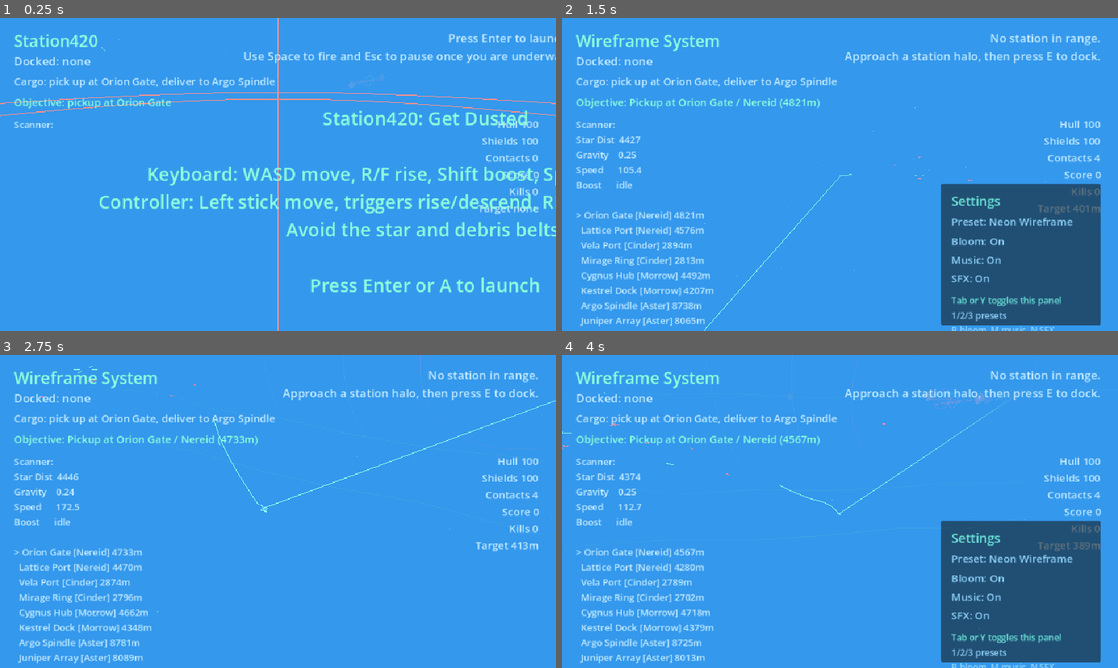
Above: before the commit, frames 1-4 (two rows, left to right).
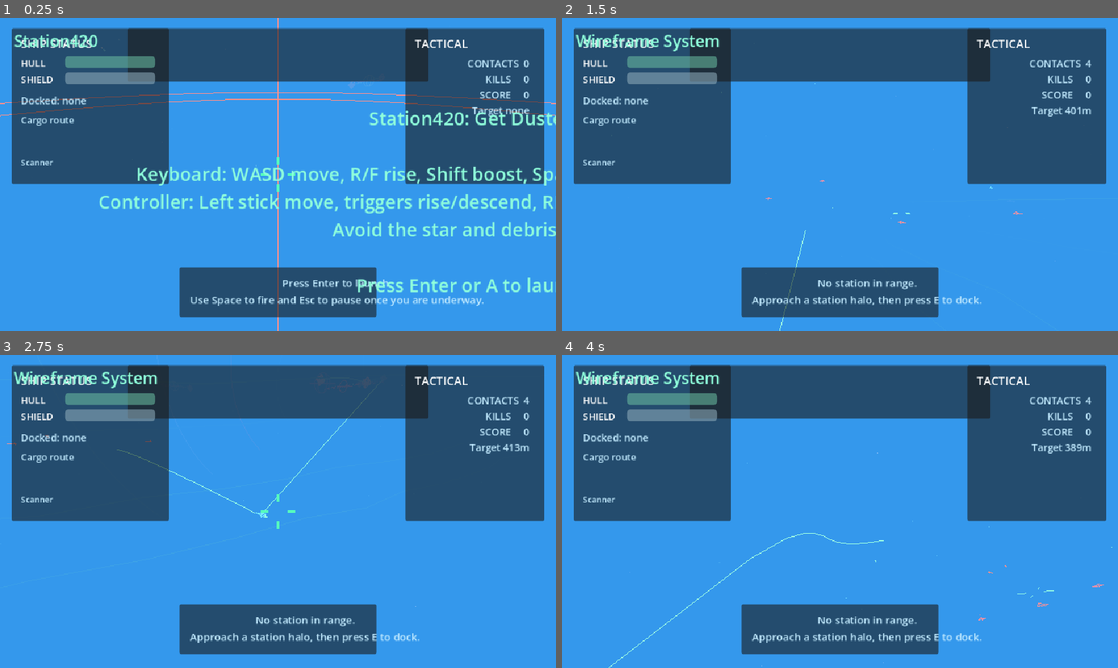
Above: after the commit, the same moments.

Repository: zabesto/Station420
Game: Godot game, scene res://scenes/main.tscn
The game is run twice, just before and just after one commit, with the same random seed, the same clock (stepped at 60 frames per second) and the same inputs.
Inputs (mouse positions are in pixels of both pictures, inside the frame that each line leads up to):
- Up to frame 1 (0.25 s): no input
- Up to frame 2 (1.5 s): tap Enter at 0.5 s; move the mouse to (962, 158) at 0.52 s; hold Right (ui_right) 0.53-1.28 s; tap Tab at 0.6 s; click (962, 158) at 0.67 s; tap Space at 0.77 s; tap E at 0.8, 1.25, 1.35 s; move the mouse to (728, 190) at 1.27 s; hold Down (ui_down) from 1.28 s (still down)
- Up to frame 3 (2.75 s): tap Space at 1.52 s; tap F at 1.55 s; tap E at 2 s; move the mouse to (333, 442) at 2.02 s; release Down (ui_down) at 2.03 s; hold Right (ui_right) from 2.03 s (still down); hold F from 2.03 s (still down); tap Tab at 2.3 s
- Up to frame 4 (4 s): tap E at 2.75, 3.05, 3.5, 3.6 s; move the mouse to (812, 574) at 2.77 s; release Right (ui_right) at 2.78 s; release F at 2.78 s; hold Up (ui_up) 2.78-3.53 s; tap Tab at 2.85 s; click (812, 574) at 2.92 s; tap Space at 3.02, 3.77 s; move the mouse to (1006, 558) at 3.52 s; hold Left (ui_left) from 3.53 s (still down); hold F from 3.53 s (still down)

The runs differ from the first frame. In frame 1, 43% of the frame differs, in the area x 2-100%, y 3-96%; in frame 2, 55%; in frame 3, 43%; in frame 4, 56%, in the area x 0-99%, y 3-100%.

Commit message:
Add cockpit HUD and first-person camera

Diff:
--- a/scenes/main.tscn
+++ b/scenes/main.tscn
@@ -35,6 +35,175 @@
 anchor_bottom = 1.0
 grow_horizontal = 2
 grow_vertical = 2
+
+[node name="TopFrame" type="Panel" parent="CanvasLayer/HUD"]
+offset_left = 220.0
+offset_top = 18.0
+offset_right = 740.0
+offset_bottom = 110.0
+
+[node name="AlertValue" type="Label" parent="CanvasLayer/HUD/TopFrame"]
+offset_left = 20.0
+offset_top = 12.0
+offset_right = 500.0
+offset_bottom = 44.0
+horizontal_alignment = 1
+theme_override_font_sizes/font_size = 26
+text = ""
+
+[node name="HitValue" type="Label" parent="CanvasLayer/HUD/TopFrame"]
+offset_left = 20.0
+offset_top = 46.0
+offset_right = 500.0
+offset_bottom = 72.0
+horizontal_alignment = 1
+theme_override_font_sizes/font_size = 18
+text = ""
+
+[node name="LeftFrame" type="Panel" parent="CanvasLayer/HUD"]
+offset_left = 20.0
+offset_top = 18.0
+offset_right = 292.0
+offset_bottom = 286.0
+
+[node name="ShipTitle" type="Label" parent="CanvasLayer/HUD/LeftFrame"]
+offset_left = 16.0
+offset_top = 12.0
+offset_right = 240.0
+offset_bottom = 36.0
+theme_override_font_sizes/font_size = 20
+text = "SHIP STATUS"
+
+[node name="HullText" type="Label" parent="CanvasLayer/HUD/LeftFrame"]
+offset_left = 16.0
+offset_top = 48.0
+offset_right = 90.0
+offset_bottom = 70.0
+theme_override_font_sizes/font_size = 16
+text = "HULL"
+
+[node name="HullBar" type="ProgressBar" parent="CanvasLayer/HUD/LeftFrame"]
+offset_left = 92.0
+offset_top = 48.0
+offset_right = 248.0
+offset_bottom = 68.0
+max_value = 100.0
+value = 100.0
+show_percentage = false
+
+[node name="ShieldText" type="Label" parent="CanvasLayer/HUD/LeftFrame"]
+offset_left = 16.0
+offset_top = 76.0
+offset_right = 90.0
+offset_bottom = 98.0
+theme_override_font_sizes/font_size = 16
+text = "SHIELD"
+
+[node name="ShieldBar" type="ProgressBar" parent="CanvasLayer/HUD/LeftFrame"]
+offset_left = 92.0
+offset_top = 76.0
+offset_right = 248.0
+offset_bottom = 96.0
+max_value = 100.0
+value = 100.0
+show_percentage = false
+
+[node name="DockValue" type="Label" parent="CanvasLayer/HUD/LeftFrame"]
+offset_left = 16.0
+offset_top = 112.0
+offset_right = 248.0
+offset_bottom = 138.0
+theme_override_font_sizes/font_size = 17
+text = "Docked: none"
+
+[node name="RouteValue" type="Label" parent="CanvasLayer/HUD/LeftFrame"]
+offset_left = 16.0
+offset_top = 146.0
+offset_right = 252.0
+offset_bottom = 214.0
+theme_override_font_sizes/font_size = 16
+text = "Cargo route"
+
+[node name="ScannerValue" type="Label" parent="CanvasLayer/HUD/LeftFrame"]
+offset_left = 16.0
+offset_top = 222.0
+offset_right = 252.0
+offset_bottom = 330.0
+theme_override_font_sizes/font_size = 14
+text = "Scanner"
+
+[node name="RightFrame" type="Panel" parent="CanvasLayer/HUD"]
+offset_left = 700.0
+offset_top = 18.0
+offset_right = 940.0
+offset_bottom = 286.0
+
+[node name="CombatTitle" type="Label" parent="CanvasLayer/HUD/RightFrame"]
+offset_left = 16.0
+offset_top = 12.0
+offset_right = 200.0
+offset_bottom = 36.0
+theme_override_font_sizes/font_size = 20
+text = "TACTICAL"
+
+[node name="CombatValue" type="Label" parent="CanvasLayer/HUD/RightFrame"]
+offset_left = 16.0
+offset_top = 48.0
+offset_right = 214.0
+offset_bottom = 180.0
+horizontal_alignment = 2
+theme_override_font_sizes/font_size = 17
+text = "Contacts"
+
+[node name="MessageFrame" type="Panel" parent="CanvasLayer/HUD"]
+offset_left = 310.0
+offset_top = 430.0
+offset_right = 650.0
+offset_bottom = 516.0
+
+[node name="MessageValue" type="Label" parent="CanvasLayer/HUD/MessageFrame"]
+offset_left = 18.0
+offset_top = 14.0
+offset_right = 324.0
+offset_bottom = 70.0
+horizontal_alignment = 1
+vertical_alignment = 1
+theme_override_font_sizes/font_size = 18
+text = "Status"
+
+[node name="Reticle" type="Control" parent="CanvasLayer/HUD"]
+offset_left = 450.0
+offset_top = 240.0
+offset_right = 510.0
+offset_bottom = 300.0
+
+[node name="ReticleTop" type="ColorRect" parent="CanvasLayer/HUD/Reticle"]
+offset_left = 28.0
+offset_top = 0.0
+offset_right = 32.0
+offset_bottom = 14.0
+color = Color(0.6, 1, 0.86, 1)
+
+[node name="ReticleBottom" type="ColorRect" parent="CanvasLayer/HUD/Reticle"]
+offset_left = 28.0
+offset_top = 46.0
+offset_right = 32.0
+offset_bottom = 60.0
+color = Color(0.6, 1, 0.86, 1)
+
+[node name="ReticleLeft" type="ColorRect" parent="CanvasLayer/HUD/Reticle"]
+offset_left = 0.0
+offset_top = 28.0
+offset_right = 14.0
+offset_bottom = 32.0
+color = Color(0.6, 1, 0.86, 1)
+
+[node name="ReticleRight" type="ColorRect" parent="CanvasLayer/HUD/Reticle"]
+offset_left = 46.0
+offset_top = 28.0
+offset_right = 60.0
+offset_bottom = 32.0
+color = Color(0.6, 1, 0.86, 1)
 
 [node name="TitleLabel" type="Label" parent="CanvasLayer/HUD"]
 offset_left = 24.0
@@ -122,7 +291,7 @@
 horizontal_alignment = 1
 vertical_alignment = 1
 theme_override_font_sizes/font_size = 32
-text = "Station420: Get Dusted\n\nKeyboard: WASD move, R/F rise, Shift boost, Space fire, E dock.\nController: Left stick move, triggers rise/descend, RB boost, A fire, X dock.\nAvoid the star and debris belts.\n\nPress Enter or A to launch"
+text = "Station420: Get Dusted\n\nKeyboard: WASD move, R/F rise, Shift boost, Space fire, E dock, Tab camera.\nController: Left stick move, triggers rise/descend, RB boost, A fire, X dock, Y camera.\nAvoid the star and debris belts.\n\nPress Enter or A to launch"
 
 [node name="HitLabel" type="Label" parent="CanvasLayer/HUD"]
 offset_left = 285.0
@@ -186,7 +355,7 @@
 offset_right = 252.0
 offset_bottom = 234.0
 theme_override_font_sizes/font_size = 15
-text = "Tab or Y toggles this panel"
+text = "F1 or Back toggles this panel"
 
 [node name="SettingsHotkeys" type="Label" parent="CanvasLayer/HUD/SettingsPanel"]
 offset_left = 18.0
--- a/scripts/main.gd
+++ b/scripts/main.gd
@@ -107,6 +107,16 @@
 @onready var pause_label: Label = $CanvasLayer/HUD/PauseLabel
 @onready var start_label: Label = $CanvasLayer/HUD/StartLabel
 @onready var hit_label: Label = $CanvasLayer/HUD/HitLabel
+@onready var hull_bar: ProgressBar = $CanvasLayer/HUD/LeftFrame/HullBar
+@onready var shield_bar: ProgressBar = $CanvasLayer/HUD/LeftFrame/ShieldBar
+@onready var dock_value: Label = $CanvasLayer/HUD/LeftFrame/DockValue
+@onready var route_value: Label = $CanvasLayer/HUD/LeftFrame/RouteValue
+@onready var scanner_value: Label = $CanvasLayer/HUD/LeftFrame/ScannerValue
+@onready var combat_value: Label = $CanvasLayer/HUD/RightFrame/CombatValue
+@onready var message_value: Label = $CanvasLayer/HUD/MessageFrame/MessageValue
+@onready var alert_value: Label = $CanvasLayer/HUD/TopFrame/AlertValue
+@onready var hit_value: Label = $CanvasLayer/HUD/TopFrame/HitValue
+@onready var reticle: Control = $CanvasLayer/HUD/Reticle
 @onready var settings_panel: Panel = $CanvasLayer/HUD/SettingsPanel
 @onready var settings_title: Label = $CanvasLayer/HUD/SettingsPanel/SettingsTitle
 @onready var preset_value: Label = $CanvasLayer/HUD/SettingsPanel/PresetValue
@@ -160,6 +170,7 @@
 var bloom_enabled := true
 var music_enabled := true
 var sfx_enabled := true
+var camera_mode := 0
 
 
 func _ready() -> void:
@@ -169,6 +180,14 @@
 	pause_label.visible = false
 	start_label.visible = true
 	settings_panel.visible = false
+	dock_label.visible = false
+	cargo_label.visible = false
+	objective_label.visible = false
+	scanner_label.visible = false
+	message_label.visible = false
+	combat_label.visible = false
+	alert_label.visible = false
+	hit_label.visible = false
 	if DisplayServer.get_name() != "headless":
 		setup_audio()
 	setup_visual_environment()
@@ -231,6 +250,9 @@
 			toggle_pause()
 			return
 		if event.button_index == JOY_BUTTON_Y:
+			toggle_camera_mode()
+			return
+		if event.button_index == JOY_BUTTON_BACK:
 			settings_visible = not settings_visible
 			settings_panel.visible = settings_visible
 			return
@@ -267,6 +289,10 @@
 		return
 
 	if event is InputEventKey and event.pressed and not event.echo and event.keycode == KEY_TAB:
+		toggle_camera_mode()
+		return
+
+	if event is InputEventKey and event.pressed and not event.echo and event.keycode == KEY_F1:
 		settings_visible = not settings_visible
 		settings_panel.visible = settings_visible
 		return
@@ -734,6 +760,7 @@
 
 func update_status(message: String) -> void:
 	message_label.text = message
+	message_value.text = message
 
 
 func update_alert(delta: float) -> void:
@@ -741,10 +768,12 @@
 		alert_timer = max(alert_timer - delta, 0.0)
 		if alert_timer == 0.0:
 			alert_label.text = ""
+			alert_value.text = ""
 
 
 func set_alert(message: String, duration: float = 0.7) -> void:
 	alert_label.text = message
+	alert_value.text = message
 	alert_timer = duration
 	if duration >= 0.4:
 		play_sfx("alert")
@@ -917,6 +946,16 @@
 	combat_label.modulate = hud_color
 	alert_label.modulate = alert_color
 	hit_label.modulate = alert_color
+	dock_value.modulate = hud_color
+	route_value.modulate = hud_color
+	scanner_value.modulate = hud_color
+	combat_value.modulate = hud_color
+	message_value.modulate = hud_color
+	alert_value.modulate = alert_color
+	hit_value.modulate = alert_color
+	hull_bar.modulate = accent_color
+	shield_bar.modulate = hud_color
+	reticle.modulate = accent_color
 	pause_label.modulate = accent_color
 	start_label.modulate = accent_color
 	settings_panel.modulate = Color(hud_color.r, hud_color.g, hud_color.b, 0.95)
@@ -941,10 +980,12 @@
 		hit_timer = max(hit_timer - delta, 0.0)
 		if hit_timer == 0.0:
 			hit_label.text = ""
+			hit_value.text = ""
 
 
 func show_hit_feedback(message: String) -> void:
 	hit_label.text = message
+	hit_value.text = message
 	hit_timer = 0.55
 
 
@@ -968,6 +1009,10 @@
 		title_label.text = "Wireframe System"
 
 
+func toggle_camera_mode() -> void:
+	camera_mode = (camera_mode + 1) % 2
+
+
 func restart_game() -> void:
 	get_tree().reload_current_scene()
 
@@ -977,12 +1022,20 @@
 	var target := get_primary_enemy_target()
 	if target != null:
 		target_info = "Target %.0fm" % player.global_position.distance_to(target.global_position)
+	hull_bar.value = player_hull
+	shield_bar.value = player_shields
 	combat_label.text = "Hull %d\nShields %d\nContacts %d\nScore %d\nKills %d\n%s" % [
 		int(round(player_hull)),
 		int(round(player_shields)),
 		enemy_nodes.size(),
 		score,
 		kills,
+		target_info
+	]
+	combat_value.text = "CONTACTS  %d\nKILLS     %d\nSCORE     %d\n%s" % [
+		enemy_nodes.size(),
+		kills,
+		score,
 		target_info
 	]
 
@@ -1458,11 +1511,20 @@
 
 
 func update_camera(delta: float) -> void:
+	if camera_mode == 1:
+		var aim_direction: Vector3 = player.call("get_aim_direction")
+		var cockpit_position := player.global_position + Vector3(0, 6.0, 0) + aim_direction * 5.0
+		camera.global_position = camera.global_position.lerp(cockpit_position, min(delta * 10.0, 1.0))
+		camera.look_at(cockpit_position + aim_direction * 160.0, Vector3.UP)
+		reticle.visible = false
+		return
+
 	var lead := player.velocity * CAMERA_VELOCITY_LEAD
 	var desired := player.global_position + CAMERA_OFFSET + lead
 	camera.global_position = camera.global_position.lerp(desired, min(delta * 1.45, 1.0))
 	var look_target := player.global_position + player.velocity * 0.1 + Vector3(0, 6, -10)
 	camera.look_at(look_target, Vector3.UP)
+	reticle.visible = true
 
 
 func update_objective_visuals(delta: float) -> void:
